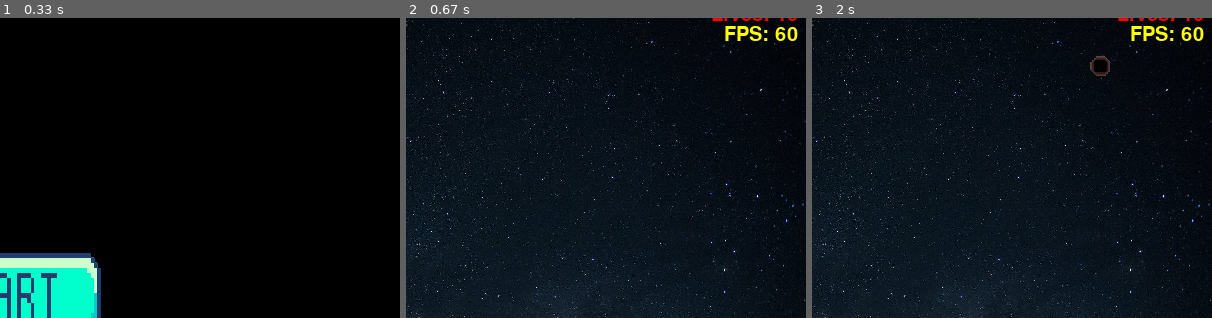
Above: before the commit, frames 1-3 (left to right).
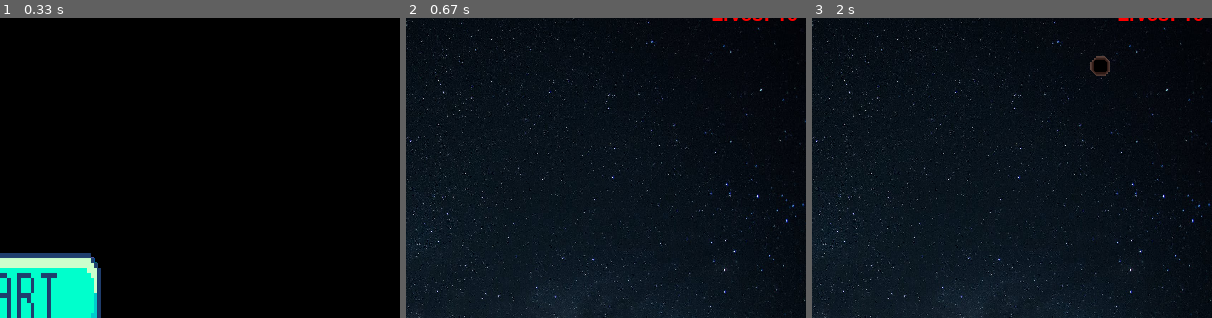
Above: after the commit, the same moments.

Repository: Oussecg/pygame-simple-game
Game: pygame game, started from main.py
The game is run twice, just before and just after one commit, with the same random seed, the same clock (stepped at 60 frames per second) and the same inputs.
Inputs (mouse positions are % of the whole screen's width and height, from its top left):
- Up to frame 1 (0.33 s): no input
- Up to frame 2 (0.67 s): click (50, 50) at 0.38 s
- Up to frame 3 (2 s): hold Right 0.67-1.13 s; hold Right 1.17-1.63 s; hold Left from 1.67 s (still down); tap D at 1.82 s
The pictures show only the part of the screen within x 50-100%, y 4-54%; the shares and areas given below are measured in that part.

Frame 1 is identical in both runs. In frame 2, 0.5% of the frame differs, in the area x 79-98%, y 2-8%; in frame 3, 0.5%.

Commit message:
We remove fps counter

Diff:
--- a/game.py
+++ b/game.py
@@ -26,7 +26,6 @@
         self.explosion = Explosion()
         self.text = self.font.render(f'Time: {self.elapsed_time}s', True, (255, 255, 255))
         self.live_text = self.font.render(f"Lives: {self.player.lives}", True, "white")
-        self.fps_text = self.font.render(f"FPS: {self.clock.get_fps()}", True, "yellow")
         self.fps = 60
         self.start_button = pygame.image.load("assets/images/start.png").convert()
         self.start_button = pygame.transform.scale(self.start_button, (200, 100))
@@ -47,7 +46,6 @@
             self.elapsed_time = round(time() - self.start_time) * 1000
             self.text = self.font.render(f'Time: {self.elapsed_time // 1000}s', True, (255, 255, 255))
             self.live_text = self.font.render(f"Lives: {self.player.lives}", True, "red")
-            self.fps_text = self.font.render(f"FPS: {round(self.clock.get_fps())}", True, "yellow")
             add_speed = self.elapsed_time / 200000
             max_add_speed = min(add_speed, 0.5)
             if self.count + max_add_speed <= self.max_rockets:
@@ -71,8 +69,6 @@
                     self.count -= 1
                     self.player.time = time()
                     self.player.animation_damage()
-
-
 
             for explosion in self.explosions:
                 if explosion.animate():
@@ -101,7 +97,6 @@
             self.screen.blit(self.player.img, self.player.rect)
             self.screen.blit(self.text, (10, 10))
             self.screen.blit(self.live_text, (pygame.display.get_surface().get_width() - (self.live_text.get_width() + 10), 10))
-            self.screen.blit(self.fps_text, (pygame.display.get_surface().get_width() - (self.fps_text.get_width() + 10), (self.live_text.get_height() + 10)))
             self.rocket_group.draw(self.screen)
             self.explosions.draw(self.screen)
             self.clock.tick(self.fps)
--- a/rockets.py
+++ b/rockets.py
@@ -12,7 +12,6 @@
         self.origin_img = pygame.image.load('assets/images/meteor.png').convert_alpha()
         self.origin_img = pygame.transform.scale(self.origin_img, (20, 20))
 
-    # todo: add a variable is_max_speed that will increase the speed of the player
     def add_speed(self):
         complete = False
         max_speed = self.max_rocket_speed
